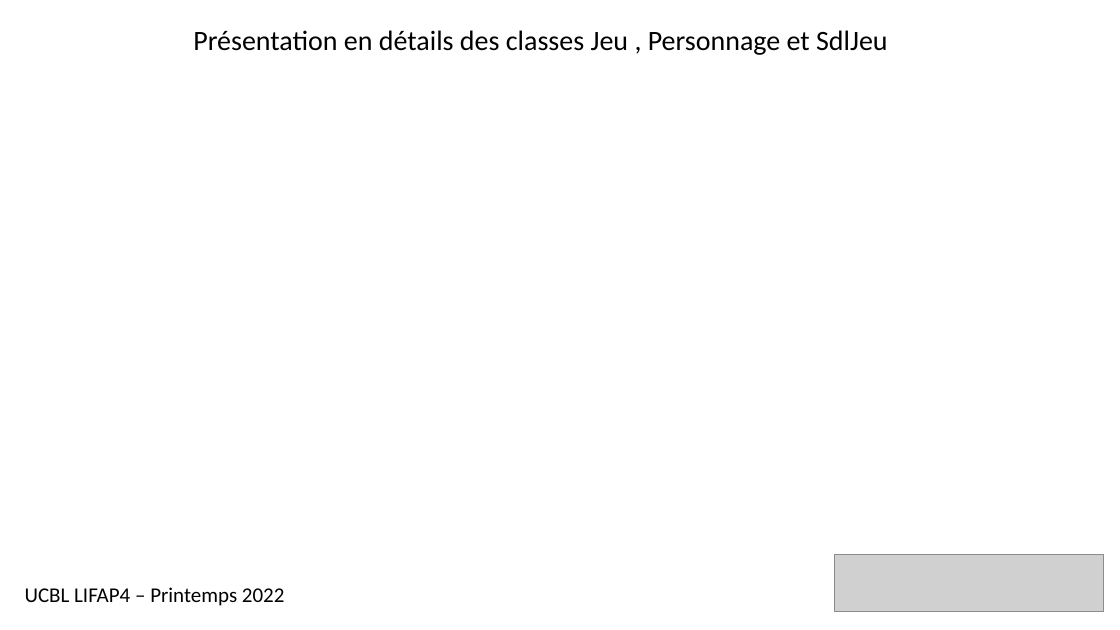
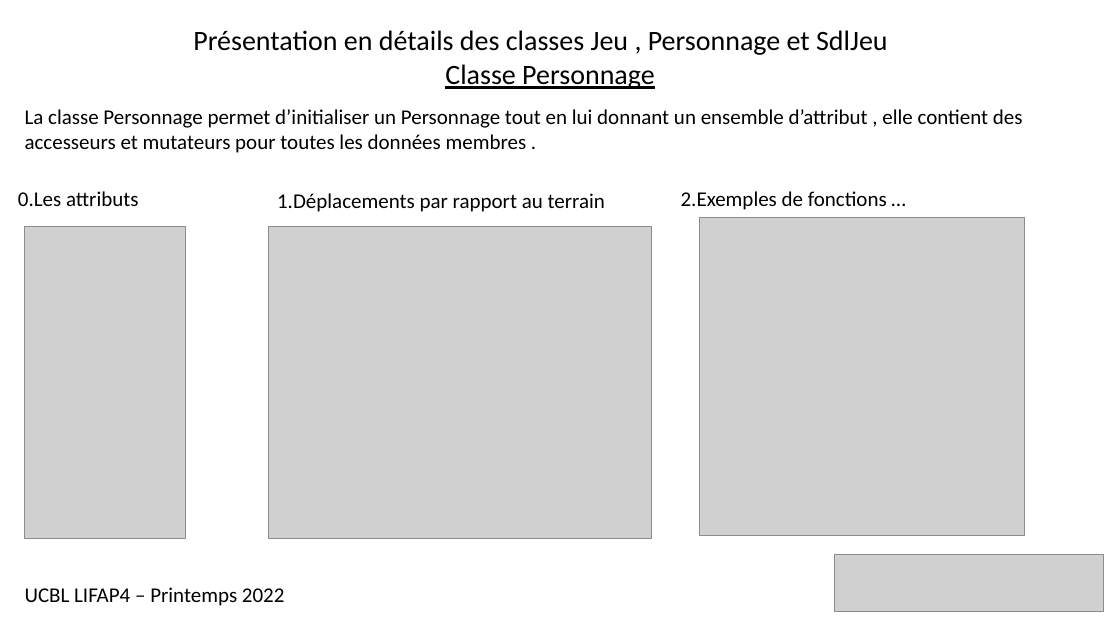
Before and after one commit to Smirboulack/Projet_L2, a slide deck: slide 4 of doc/Présentation-projet-ultimatelifkas.pptx. Drawn at 1120x630 pixels with LibreOffice and Linux fonts; fonts in the diff are those of the drawing; grey boxes stand for pictures. Boxes give left, top, right and bottom in pixels: in the first picture for what was removed or moved away, otherwise in the second. Text is boxed around its words. In the diff, an @@ line names an element or a change of style, - is before the commit and + after.

```diff
--- a/doc/Présentation-projet-ultimatelifkas.pptx
+++ b/doc/Présentation-projet-ultimatelifkas.pptx
@@ text at [445, 64, 655, 89]: paragraph added @@
+Classe Personnage
@@ text added at [25, 109, 1023, 153], 18 pt, text #000000 @@
+La classe Personnage permet d’initialiser un Personnage tout en lui donnant un ensemble d’attribut , elle contient des accesseurs et mutateurs pour toutes les données membres .
@@ text added at [18, 191, 139, 206], 18 pt, text #000000 @@
+0.Les attributs
@@ text added at [277, 193, 605, 212], 18 pt, text #000000 @@
+1.Déplacements par rapport au terrain
@@ text added at [681, 191, 887, 210], 18 pt, text #000000 @@
+2.Exemples de fonctions …
@@ picture added at [25, 227, 186, 539] @@
@@ picture added at [269, 227, 651, 539] @@
@@ picture added at [700, 218, 1024, 536] @@
```
Also in this commit, not shown: 3 other slides changed, 2 other files.
